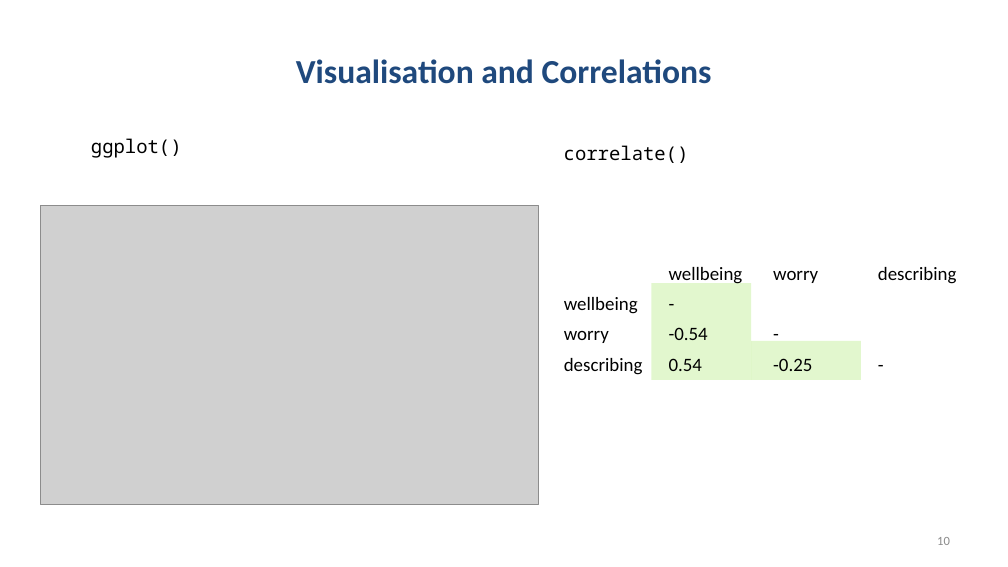
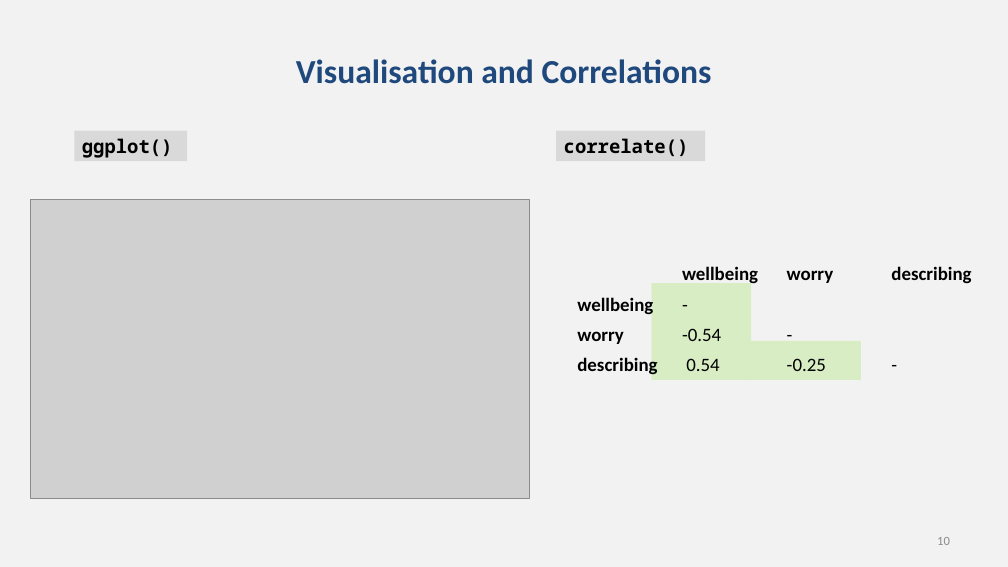
Before and after one commit to chrisjberry/datafluencyCB, a slide deck: slide 10 of docs/slides/PSYC753_L2_MultipleRegression1.pptx. Drawn at 1008x567 pixels with LibreOffice and Linux fonts; fonts in the diff are those of the drawing; grey boxes stand for pictures. Boxes give left, top, right and bottom in pixels: in the first picture for what was removed or moved away, otherwise in the second. Text is boxed around its words. In the diff, an @@ line names an element or a change of style, - is before the commit and + after.

```diff
--- a/docs/slides/PSYC753_L2_MultipleRegression1.pptx
+++ b/docs/slides/PSYC753_L2_MultipleRegression1.pptx
@@ background #FFFFFF to #F2F2F2 @@
@@ rectangle "ggplot()" at (74, 131, 187, 161): bold on; fill none to #D9D9D9 @@
@@ rectangle "ggplot()": place and size @@
-rectangle "ggplot()" at (91, 138, 182, 158)
+rectangle "ggplot()" at (74, 131, 187, 161)
@@ rectangle "correlate()": place and size @@
-rectangle "correlate()" at (564, 145, 689, 163)
+rectangle "correlate()" at (557, 131, 706, 161)
@@ rectangle "correlate()" at (557, 131, 706, 161): bold on; fill none to #D9D9D9 @@
@@ picture: place and size @@
-picture at (40, 206, 539, 505)
+picture at (30, 200, 529, 499)
@@ table at (570, 259, 991, 381) @@
@@ bold on in "wellbeing", "worry", "describing", "wellbeing" and 2 more places @@
@@ table: place and size @@
-table at (557, 259, 977, 380)
+table at (570, 259, 991, 381)
```
Also in this commit, not shown: 19 other slides changed, 1 slide added, 1 other file.
